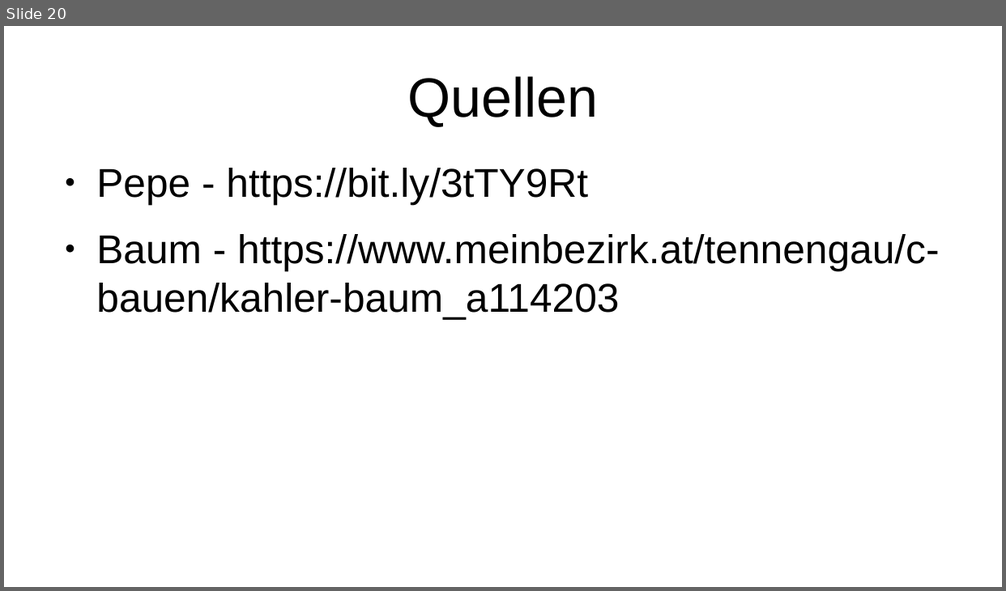
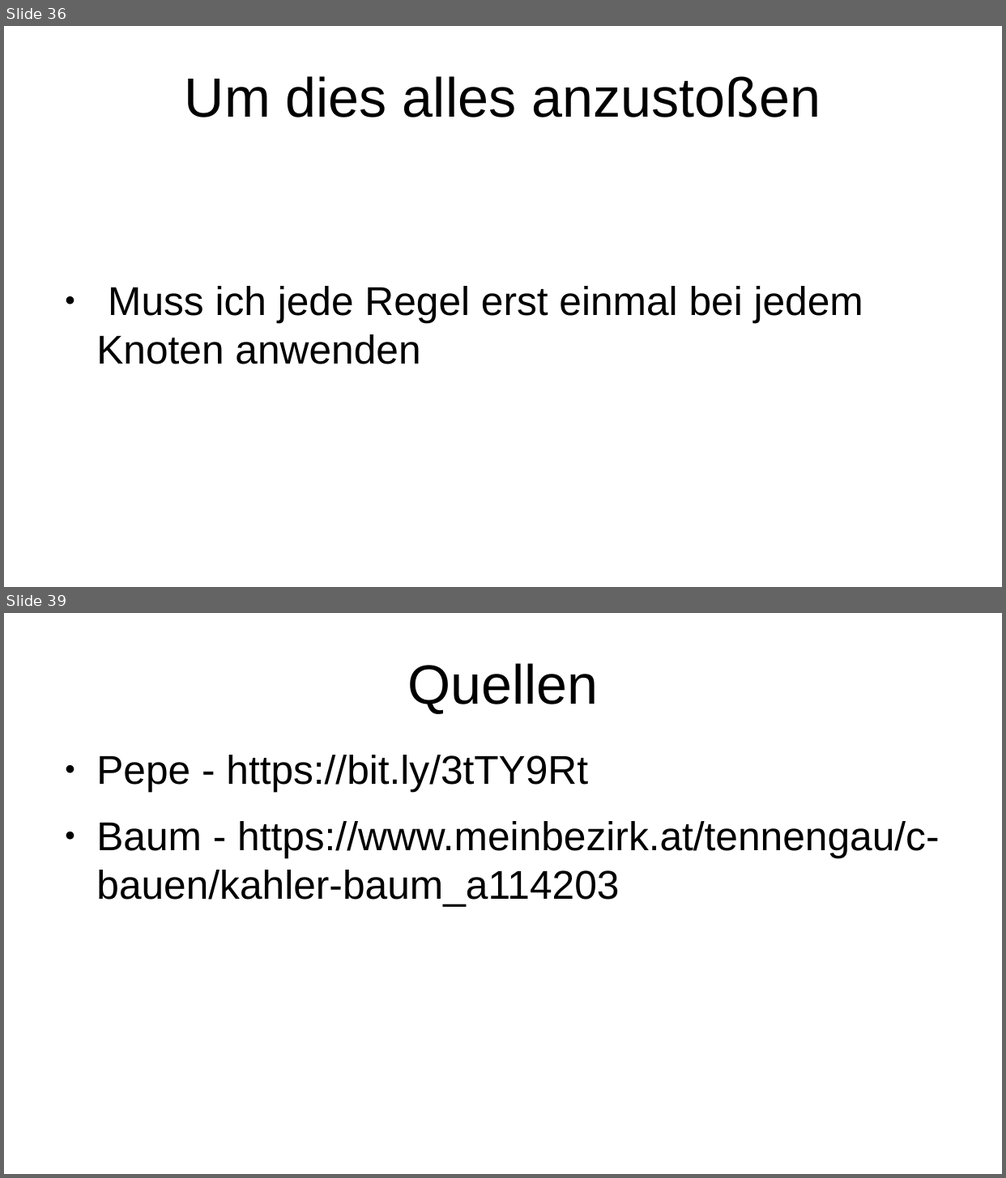
Before and after one commit to HeIIow2/physik_schaltkreise, a slide deck: präsentation/präsentation.odp. Shown one above the other, each under a label of ours: slide 20 before the commit, slides 36 and 39 after it; the slides between them are not shown. The pictures are 1006x591 and 1006x1178 pixels, drawn with LibreOffice and Linux fonts; fonts in the diff are those of the drawing. Boxes give left, top, right and bottom in pixels: in the first picture for what was removed or moved away, otherwise in the second. Text is boxed around its words. In the diff, an @@ line names an element or a change of style, - is before the commit and + after.

```diff
--- a/präsentation/präsentation.odp
+++ b/präsentation/präsentation.odp
@@ slide 36 added at (x1=4, y1=26, x2=1002, y2=587), background #FFFFFF @@
@@ title added at (x1=185, y1=76, x2=820, y2=118), 44 pt, text #000000 @@
+Um dies alles anzustoßen
@@ text added at (x1=96, y1=286, x2=863, y2=365), 32 pt, text #000000 @@
+● Muss ich jede Regel erst einmal bei jedem Knoten anwenden
@@ what was slide 20 is now slide 39 @@
```
Also in this commit, not shown: 19 other slides added, 1 slide removed, 1 other file.
